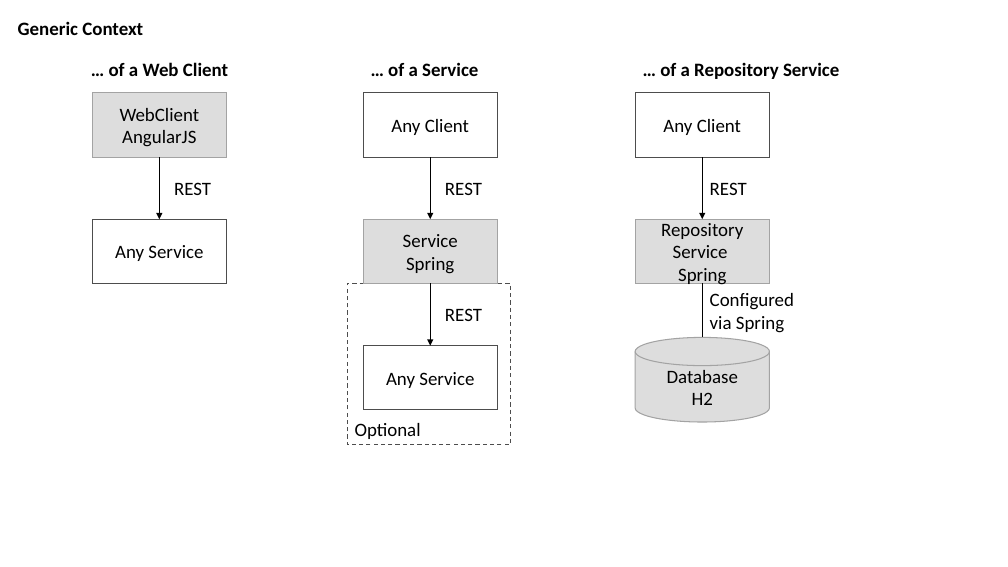
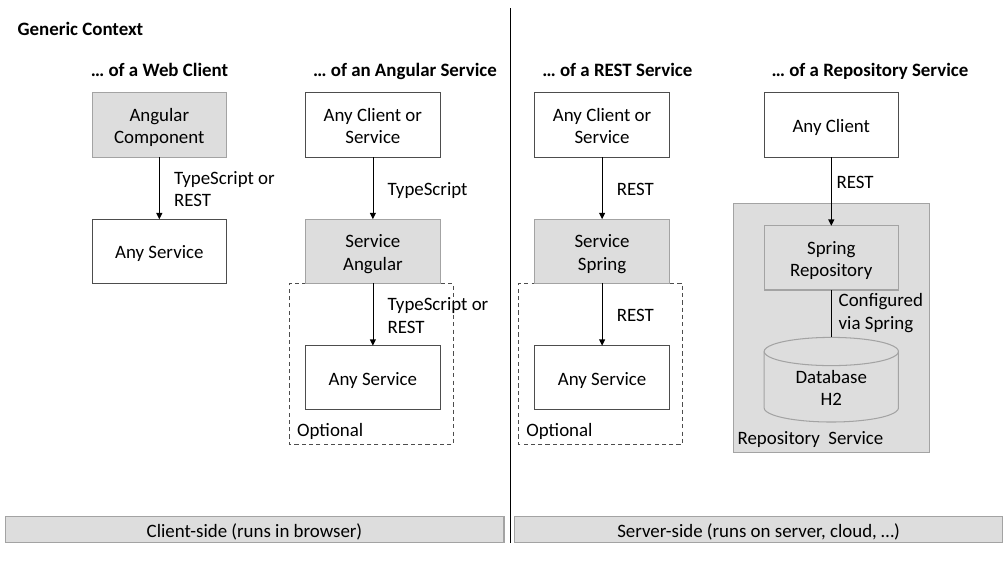
Before and after one commit to rdnp/pre-flight, a slide deck: slide 2 of de.rdnp.preflight.architecture/doc/Drawings.pptx. Drawn at 1008x567 pixels with LibreOffice and Linux fonts; fonts in the diff are those of the drawing. Boxes give left, top, right and bottom in pixels: in the first picture for what was removed or moved away, otherwise in the second. Text is boxed around its words. In the diff, an @@ line names an element or a change of style, - is before the commit and + after.

```diff
--- a/de.rdnp.preflight.architecture/doc/Drawings.pptx
+++ b/de.rdnp.preflight.architecture/doc/Drawings.pptx
@@ line added from (510, 8) to (510, 543), #000000 0.5 pt @@
@@ text at bbox=[331, 62, 497, 80]: text changed @@
-… of a Service
+… of an Angular Service
@@ text added at bbox=[560, 62, 692, 76], 18 pt, text #000000, bold @@
+… of a REST Service
@@ text in rectangle at bbox=[114, 108, 204, 146]: text changed @@
-WebClient
-AngularJS
+Angular Component
@@ text in rectangle at bbox=[324, 108, 422, 143]: text changed @@
-Any Client
+Any Client or Service
@@ rectangle added at bbox=[535, 93, 670, 157], fill #FFFFFF, outline #4D4D4D 1 pt, 18 pt, text #000000 @@
+Any Client or Service
@@ text "TypeScript or": place and size @@
-text "TypeScript or" at bbox=[174, 182, 211, 195]
+text "TypeScript or" at bbox=[174, 171, 275, 206]
@@ text at bbox=[174, 171, 275, 187]: paragraph added @@
+TypeScript or
@@ arrow added from (602, 157) to (602, 219), #000000 0.5 pt @@
@@ text "REST": place and size @@
-text "REST" at bbox=[445, 182, 482, 195]
+text "REST" at bbox=[617, 182, 654, 195]
@@ text "REST": place and size @@
-text "REST" at bbox=[710, 182, 747, 195]
+text "REST" at bbox=[837, 175, 874, 188]
@@ arrow moved from (702, 157) - (702, 219) to (832, 157) - (832, 226) @@
@@ text added at bbox=[388, 182, 468, 198], 18 pt, text #000000 @@
+TypeScript
@@ rectangle added at bbox=[734, 203, 929, 453], fill #DDDDDD, outline #A3A3A3 1 pt @@
@@ 4 rectangles, 2 arrows: place and size @@
-4 rectangles, 2 arrows at bbox=[347, 93, 510, 445]
+4 rectangles, 2 arrows at bbox=[290, 93, 453, 445]
@@ rectangle added at bbox=[535, 219, 670, 284], fill #DDDDDD, outline #A3A3A3 1 pt, 18 pt, text #000000 @@
+Service
+Spring
@@ rectangle "Spring Repository": place and size @@
-rectangle "Spring Repository" at bbox=[635, 219, 770, 284]
+rectangle "Spring Repository" at bbox=[765, 226, 899, 290]
@@ text in rectangle at bbox=[343, 257, 403, 274]: text changed @@
-Spring
+Angular
@@ text in rectangle at bbox=[790, 241, 872, 279]: text changed @@
-Repository Service
-Spring
+Spring Repository
@@ text "TypeScript or": place and size @@
-text "TypeScript or" at bbox=[445, 308, 482, 321]
+text "TypeScript or" at bbox=[388, 294, 489, 333]
@@ text at bbox=[388, 294, 489, 313]: paragraph added @@
+TypeScript or
@@ rectangle added at bbox=[519, 284, 682, 445], fill #FFFFFF, outline #4D4D4D 1 pt dashed, 18 pt, text #000000 @@
+Optional
@@ arrow added from (602, 284) to (602, 346), #000000 0.5 pt @@
@@ 2 texts, 1 rectangle, 1 cylinder: place and size @@
-2 texts, 1 rectangle, 1 cylinder at bbox=[635, 62, 839, 422]
+2 texts, 1 rectangle, 1 cylinder at bbox=[765, 62, 968, 422]
@@ line moved from (702, 284) - (702, 337) to (832, 290) - (832, 337) @@
@@ text added at bbox=[617, 308, 654, 321], 18 pt, text #000000 @@
+REST
@@ rectangle added at bbox=[535, 346, 670, 410], fill #FFFFFF, outline #4D4D4D 1 pt, 18 pt, text #000000 @@
+Any Service
@@ text added at bbox=[738, 431, 883, 447], 18 pt, text #000000 @@
+Repository Service
@@ rectangle added at bbox=[5, 517, 504, 543], fill #DDDDDD, outline #A3A3A3 1 pt, 18 pt, text #000000 @@
+Client-side (runs in browser)
@@ rectangle added at bbox=[515, 517, 1003, 543], fill #DDDDDD, outline #A3A3A3 1 pt, 18 pt, text #000000 @@
+Server-side (runs on server, cloud, …)
```
Also in this commit, not shown: 3 other slides changed, 22 other files.
